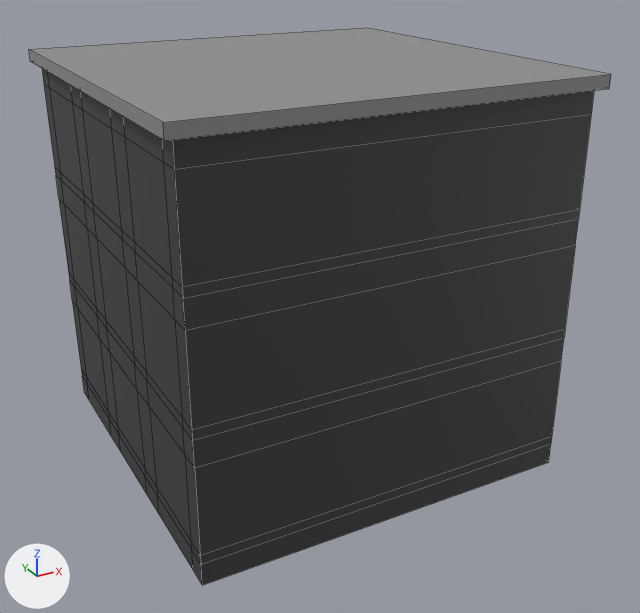
Renders of the FBX model Dopamine Game/Assets/Models/Buildings/Building2.fbx from each side of a commit.
Rendered twice from a 50 mm lens placed at (-20.4, -39.6, 26.8), pointed at (0.6, -1.5, 7.7). The lights are fixed; the arrows at lower left show +X, +Y and +Z. Mesh edges are drawn as thin lines. Where no turn or scale is listed for an object, it has been applied to the vertices.

Before the edit, the objects in view are built like this:
```python
me_cube_001 = bpy.data.meshes.new('Cube.001')
me_cube_001.from_pydata(...)  # 248 vertices, 246 faces; spans x -10.0..10.3, y -10.0..10.0, z -10.0..10.0
# faces by material slot: [104, 142]
me_cube_001.materials.append(mat_material_001)  # black #3c3c3c
me_cube_001.materials.append(mat_material_002)  # picture img_facade2_jpg
me_cube_002 = bpy.data.meshes.new('Cube.002')
me_cube_002.from_pydata(...)  # a box spanning x -10.5..10.5, y -10.5..10.5, z -0.3..0.3
me_cube_002.materials.append(mat_material_003)  # grey #8e8e8e
ob_cube = bpy.data.objects.new('Cube', me_cube_001)
ob_cube.location = (0.0, 0.0, 9.84)
ob_cube_001 = bpy.data.objects.new('Cube.001', me_cube_002)
ob_cube_001.location = (0.0, 0.0, 20.05)
```
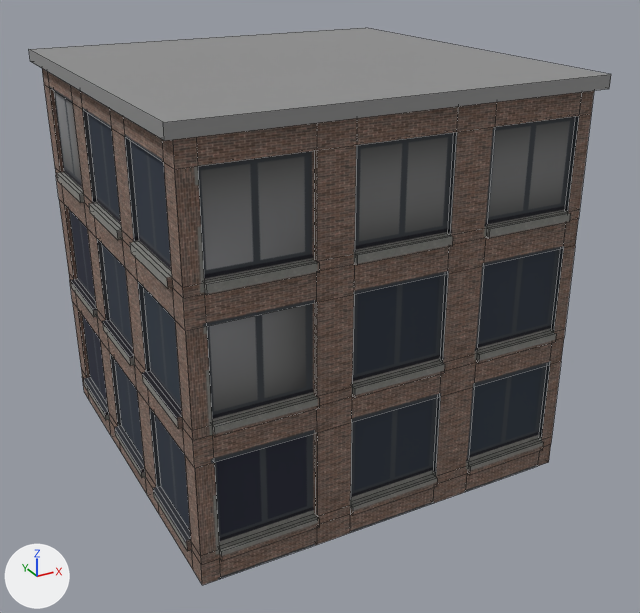
Pixel boxes [x1, y1, x2, y2] of what changed, in the pictures (640 x 613 px):
part 1 of me_cube_001, added
    after: [49, 88, 594, 585]
part 2 of me_cube_001, recoloured (black to brown)
    both: [42, 70, 202, 584]

The change in detail:
me_cube_001 is used by ob_cube; location (0.0, 0.0, 9.84).
me_cube_001 had 248 vertices, 246 faces and spanned x -10.0..10.3, y -10.0..10.0, z -10.0..10.0.
me_cube_001 now has 668 vertices, 666 faces and spans x -10.2..10.3, y -10.2..10.2, z -10.0..10.0.
me_cube_001 part 1: 420 vertices added at x -10.2..9.2, y -10.2..10.2, z -10.0..10.0.
me_cube_001 part 2: 52 faces spanning x -10.0..-9.9, y -10.0..10.0, z -10.0..10.0 switch from mat_material_001 (black #3c3c3c) to mat_material_002 (picture img_facade2_jpg).
